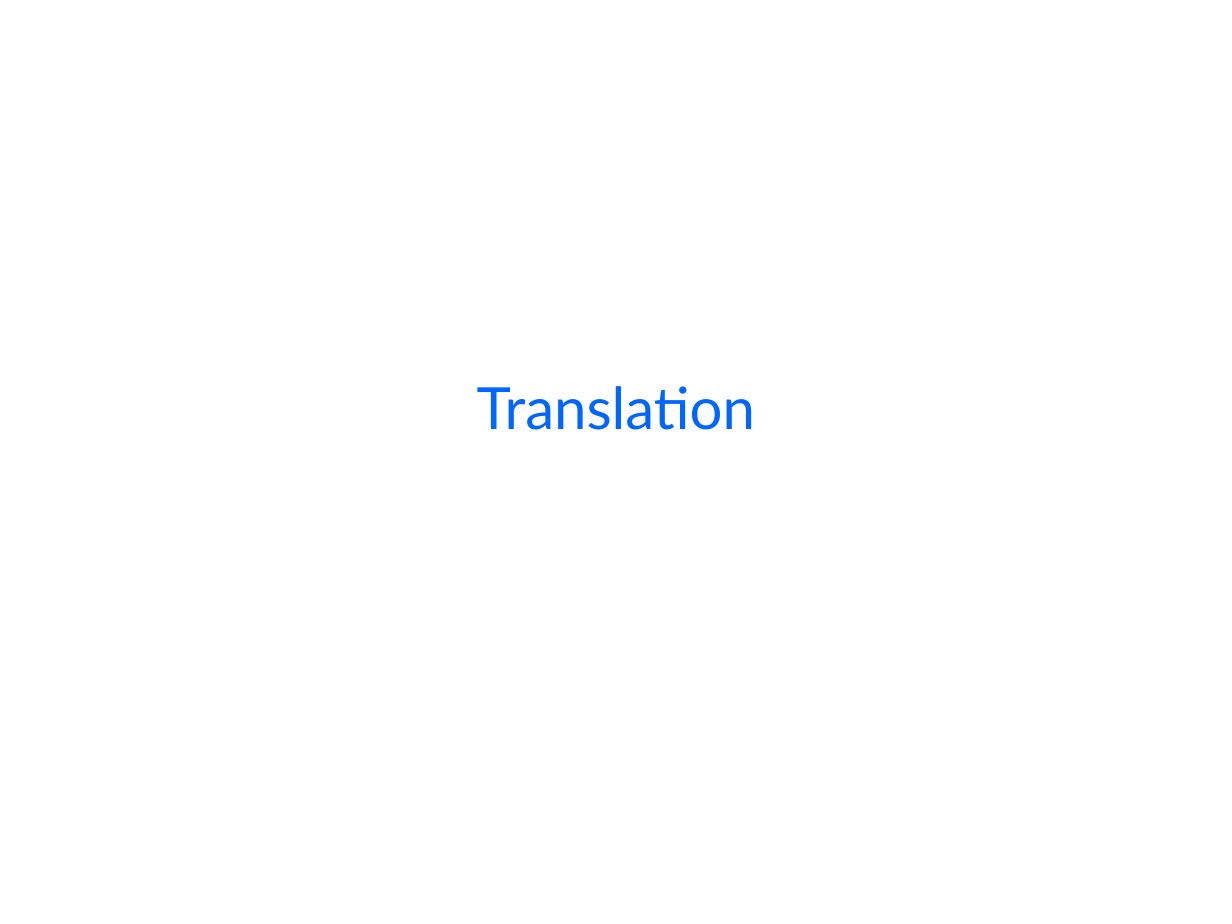
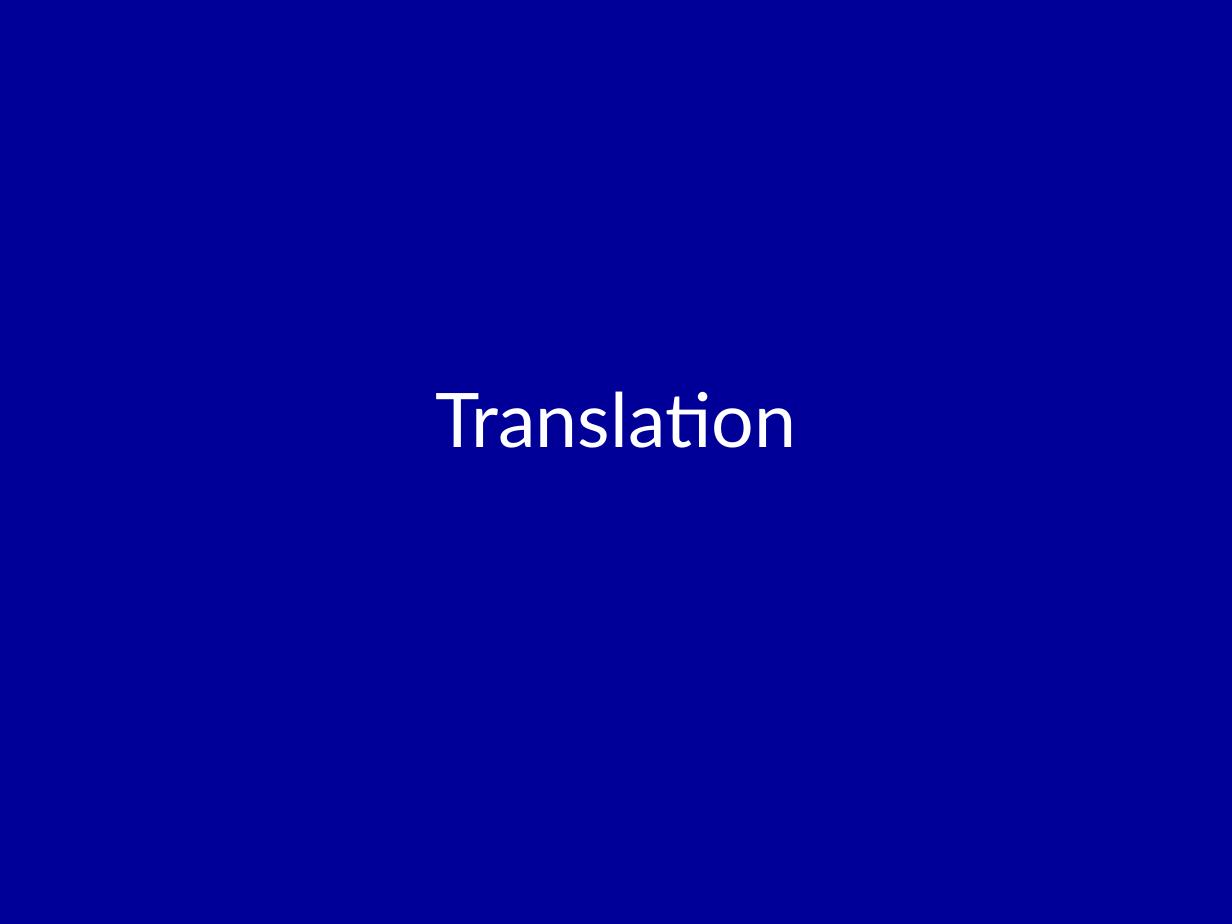
Before and after one commit to jagatsingh/sikhism, a slide deck: slide 1 of software/sikhi2max/themes/only_translation.pptx. Drawn at 1232x924 pixels with LibreOffice and Linux fonts; fonts in the diff are those of the drawing; background and template pictures are left out. Boxes give left, top, right and bottom in pixels: in the first picture for what was removed or moved away, otherwise in the second. Text is boxed around its words. In the diff, an @@ line names an element or a change of style, - is before the commit and + after.

Commit message:
Change color to Blue

```diff
--- a/software/sikhi2max/themes/only_translation.pptx
+++ b/software/sikhi2max/themes/only_translation.pptx
@@ background picture (left out) to #000099 @@
@@ text "Translation" at bbox=[435, 391, 796, 448]: size 34 to 44 pt, text colour #0066FF to #FFFFFF @@
```
